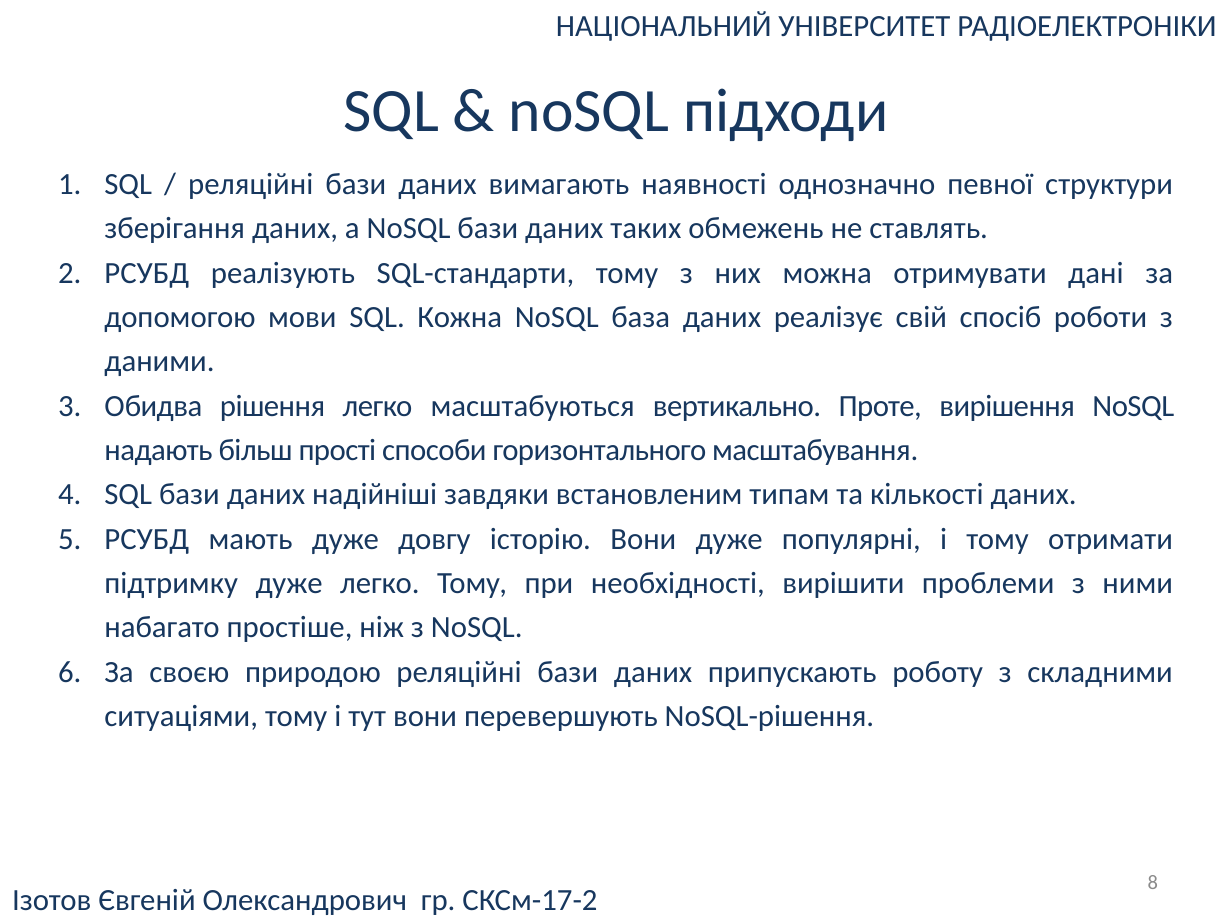
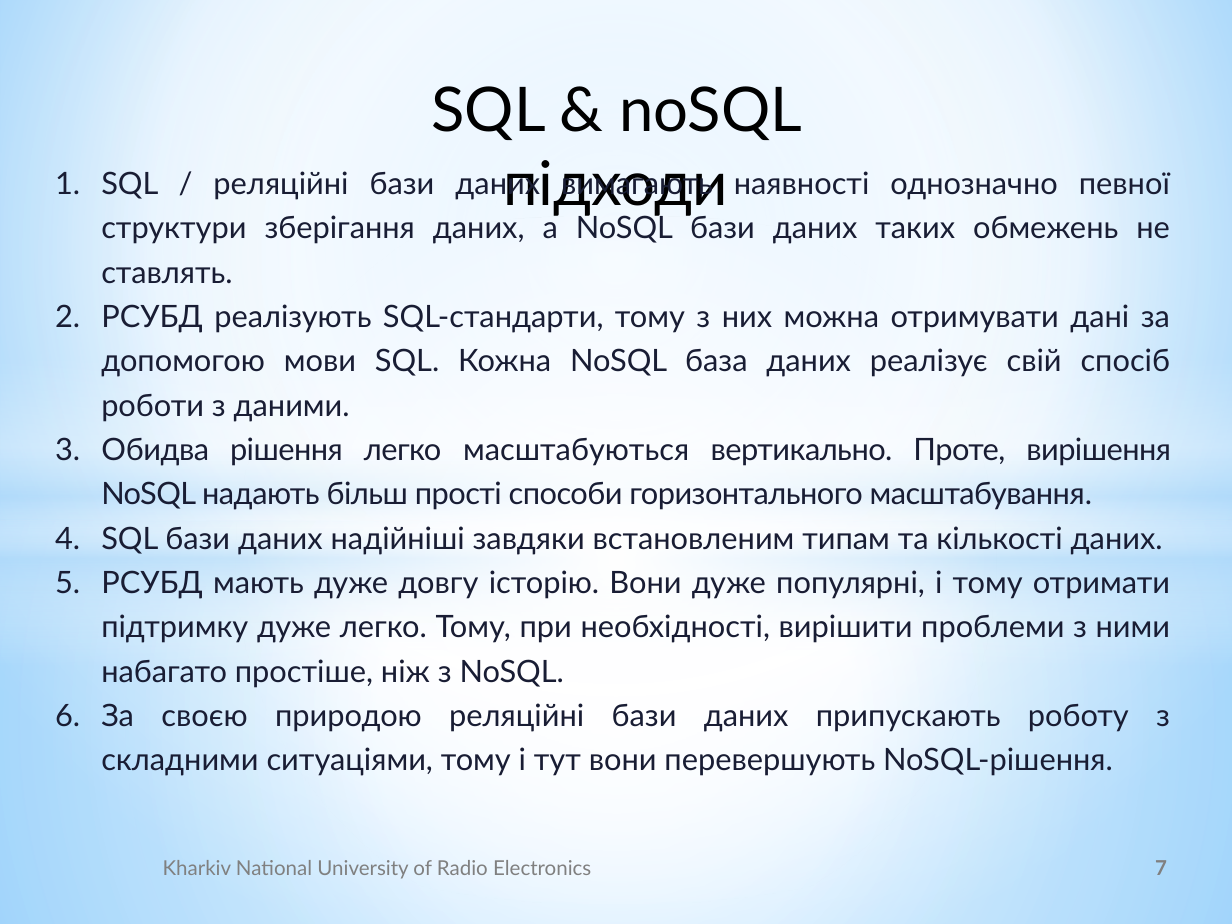
Before and after one commit to UdgineIzotov/diplom-doc, a slide deck: slide 7 of root/Презентация.pptx (slide 8 before the commit). Drawn at 1232x924 pixels with LibreOffice and Linux fonts; fonts in the diff are those of the drawing; background and template pictures are left out. Boxes give left, top, right and bottom in pixels: in the first picture for what was removed or moved away, otherwise in the second. Text is boxed around its words. In the diff, an @@ line names an element or a change of style, - is before the commit and + after.

```diff
--- a/root/Презентация.pptx
+++ b/root/Презентация.pptx
@@ background #FFFFFF to gradient #9ED5FF to #FFFFFF to #5BB9FF @@
@@ rectangle added at [0, 0, 1232, 521], fill gradient #FFFFFF to #B4DCFA @@
@@ text removed at [556, 11, 1216, 41] @@
-НАЦІОНАЛЬНИЙ УНІВЕРСИТЕТ РАДІОЕЛЕКТРОНІКИ
@@ text "SQL & noSQL підходи": place and size @@
-text "SQL & noSQL підходи" at [343, 88, 888, 141]
+text "SQL & noSQL підходи" at [432, 86, 802, 217]
@@ text "SQL & noSQL підходи" at [432, 86, 802, 217]: font Calibri to Lato, text colour #17375E to #000000, highlight #FFFFFF to none @@
@@ text "SQL / реляційні бази даних ..." at [101, 171, 1171, 732]: font Calibri to Lato, text colour #17375E to #191D34 @@
@@ ellipse added at [0, 216, 1232, 903], fill gradient #FFFFFF @@
@@ rectangle added at [0, 357, 1232, 665], fill gradient #FFFFFF to #B4DCFA @@
@@ rectangle added at [0, 521, 1232, 924], fill gradient #FFFFFF to #B4DCFA @@
@@ text added at [163, 860, 591, 879], 12 pt, text #808080 @@
+Kharkiv National University of Radio Electronics
@@ page number at [1155, 860, 1167, 875]: text changed; font Calibri to Lato; text colour #8C8C8C to #808080; bold on @@
-8
+7
@@ text removed at [12, 889, 597, 915] @@
-Ізотов Євгеній Олександрович гр. СКСм-17-2
```
Also in this commit, not shown: 11 other slides changed, 5 slides added, 5 slides removed, 10 other files.
